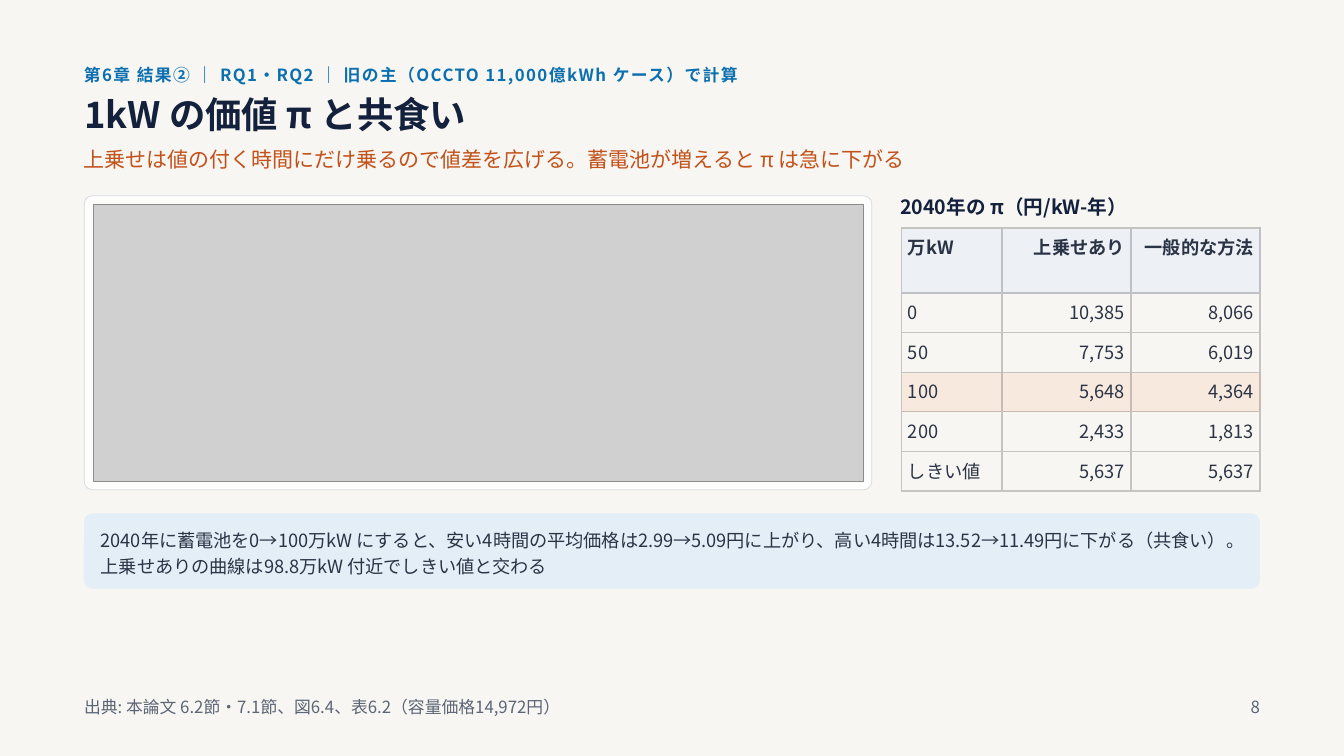
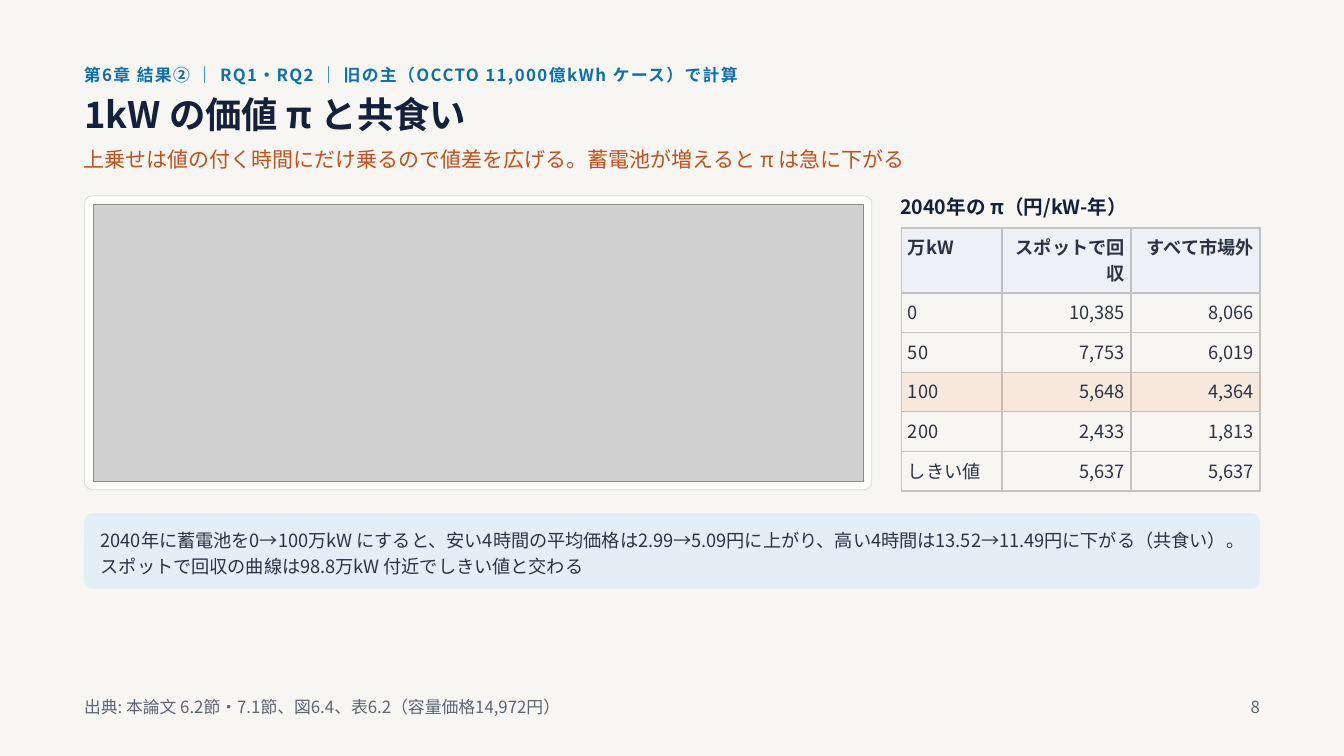
Before and after one commit to dikbb69/work, a slide deck: slide 8 of thesis/slides/20261103_progress/修論の内容と構成（進捗報告11_3）_新しい主_簡易見積.pptx. Drawn at 1344x756 pixels with LibreOffice and Linux fonts; fonts in the diff are those of the drawing; grey boxes stand for pictures. Boxes give left, top, right and bottom in pixels: in the first picture for what was removed or moved away, otherwise in the second. Text is boxed around its words. In the diff, an @@ line names an element or a change of style, - is before the commit and + after.

```diff
--- a/thesis/slides/20261103_progress/修論の内容と構成（進捗報告11_3）_新しい主_簡易見積.pptx
+++ b/thesis/slides/20261103_progress/修論の内容と構成（進捗報告11_3）_新しい主_簡易見積.pptx
@@ table at (901, 228, 1260, 491) @@
-row 1, column 2: 上乗せあり
+row 1, column 2: スポットで回収
-row 1, column 3: 一般的な方法
+row 1, column 3: すべて市場外
@@ text in rounded rectangle at (101, 531, 1244, 575): text changed @@
-2040年に蓄電池を0→100万kW にすると、安い4時間の平均価格は2.99→5.09円に上がり、高い4時間は13.52→11.49円に下がる（共食い）。上乗せありの曲線は98.8万kW 付近でしきい値と交わる
+2040年に蓄電池を0→100万kW にすると、安い4時間の平均価格は2.99→5.09円に上がり、高い4時間は13.52→11.49円に下がる（共食い）。スポットで回収の曲線は98.8万kW 付近でしきい値と交わる
```
Also in this commit, not shown: 6 other slides changed, 1 other file.
